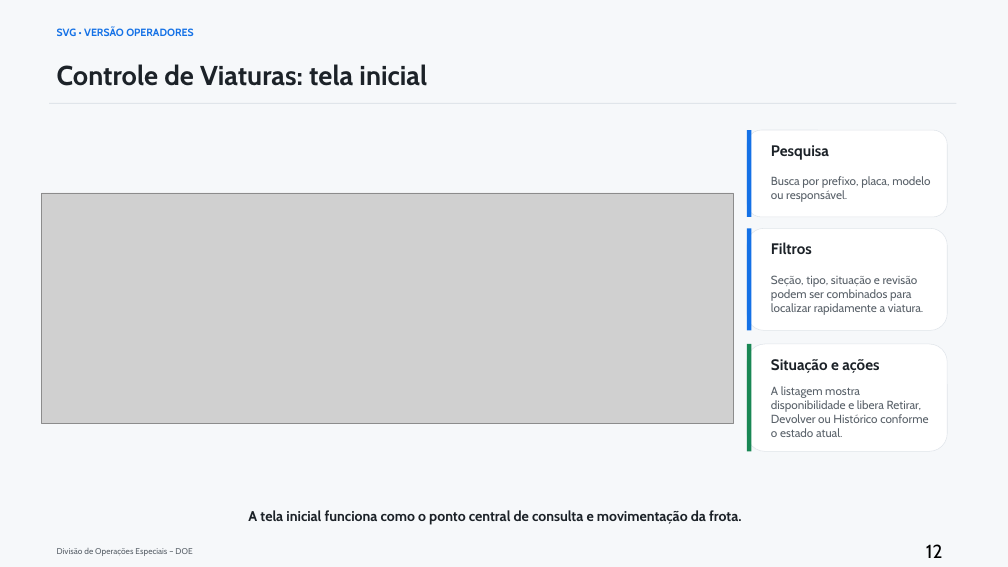
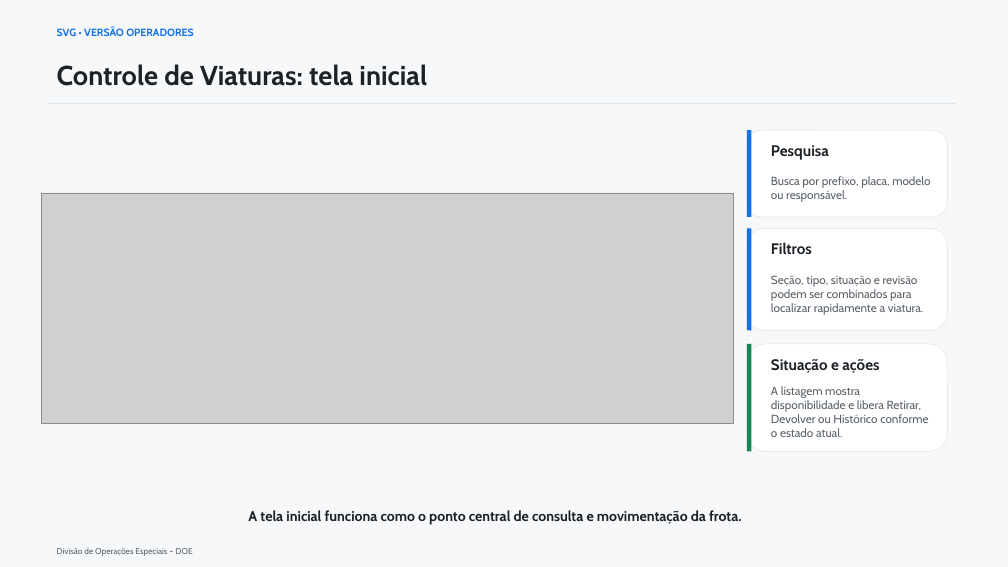
Before and after one commit to nogueirawagner/SVG, a slide deck: slide 18 of Documentacao/Apresentação Módulo Operadores.pptx (slide 15 before the commit). Drawn at 1008x567 pixels with LibreOffice and Linux fonts; fonts in the diff are those of the drawing; grey boxes stand for pictures. Boxes give left, top, right and bottom in pixels: in the first picture for what was removed or moved away, otherwise in the second. Text is boxed around its words. In the diff, an @@ line names an element or a change of style, - is before the commit and + after.

```diff
--- a/Documentacao/Apresentação Módulo Operadores.pptx
+++ b/Documentacao/Apresentação Módulo Operadores.pptx
@@ text removed at (926,544,943,558) @@
-12
```
Also in this commit, not shown: 5 other slides changed, 5 slides added, 2 slides removed, 2 other files.
